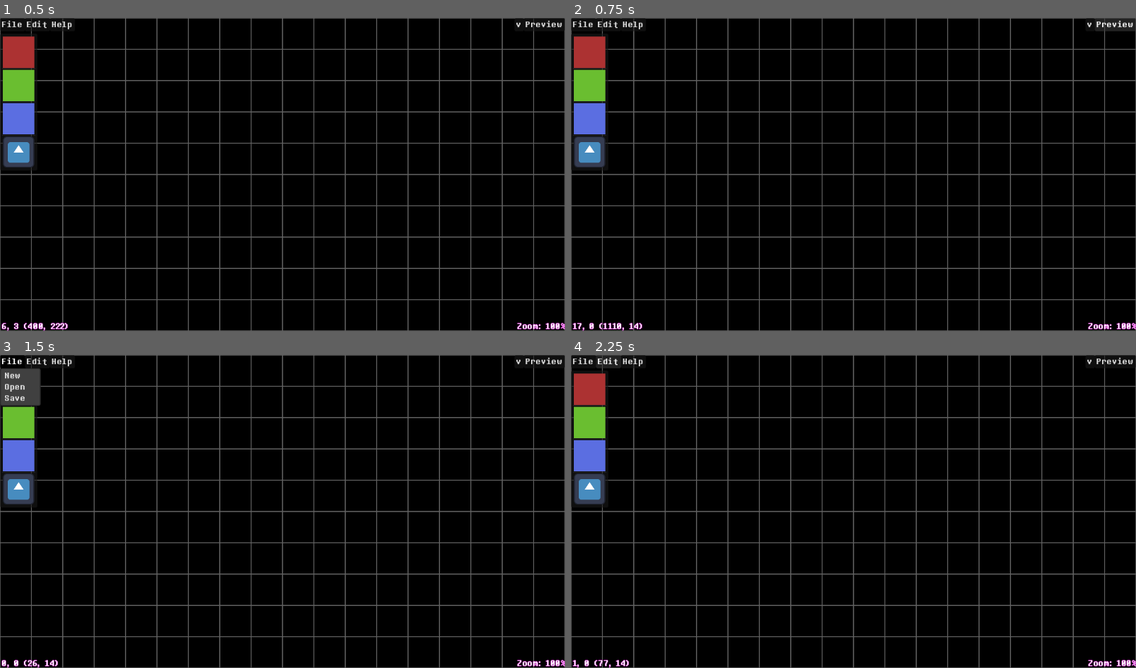
Above: before the commit, frames 1-4 (two rows, left to right).
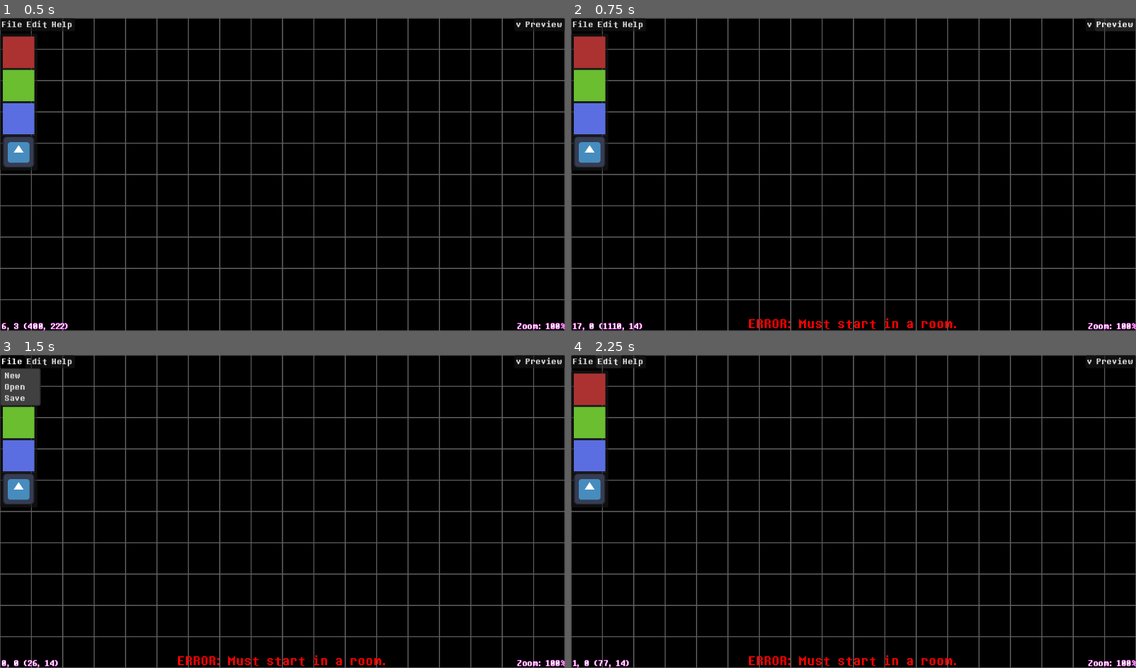
Above: after the commit, the same moments.

Repository: LunarTides/nutdealer
Game: Godot game, scene res://scenes/ui/creator/dark_world_ui.tscn
Two runs of this game, one before a commit and one after it. Both use one fixed random seed, a clock stepped at 60 frames per second and the inputs below. This scene is started directly instead of the project's main scene. The engine's default icon, where the game draws it, is replaced by a stand-in: a white triangle on a blue panel in a dark square.
Inputs:
- Up to frame 1 (0.5 s): no input
- Up to frame 2 (0.75 s): click "Preview" at 0.5 s
- Up to frame 3 (1.5 s): click "File" at 1.25 s
- Up to frame 4 (2.25 s): click "Edit" at 2 s

Frame 1 is identical in both runs. In frame 2, 0.4% of the frame differs, in the area x 31-69%, y 95-100%; in frame 3, 0.4%; in frame 4, 0.4%.

Commit message:
Show error messages to user

Diff:
--- a/scenes/tile.gd
+++ b/scenes/tile.gd
@@ -185,7 +185,7 @@
 
 	# Update script.
 	if not is_instance_valid(logic_script):
-		push_error("No logic script. Please call set_logic_script with a path.")
+		Game.error("No logic script. Please call set_logic_script with a path.")
 		return
 
 	logic_script.source_code = text
--- a/scenes/ui/creator/actions.gd
+++ b/scenes/ui/creator/actions.gd
@@ -51,8 +51,7 @@
 		# All: _ready
 		if id == 0:
 			for tile: Tile in Game.tiles.get_all():
-				if is_instance_valid(tile.logic):
-					tile.logic._ready()
+				tile.logic._ready()
 	)
 
 	# Help
@@ -117,5 +116,4 @@
 		# All: _ready
 		if id == 0:
 			for tile: Tile in Game.tiles.get_all():
-				if is_instance_valid(tile.logic):
-					tile.logic._ready()
+				tile.logic._ready()
--- a/scenes/ui/creator/dark_world_ui.gd
+++ b/scenes/ui/creator/dark_world_ui.gd
@@ -10,6 +10,8 @@
 @export var mouse_coords_label: Label
 @export var room_coords_label: Label
 @export var camera_zoom_label: Label
+@export var error_label: Label
+@export var bottom_center_container: VBoxContainer
 
 var listen_for_keys: bool = true
 var actual_pan_speed: float = 0
@@ -26,6 +28,7 @@
 	camera_2d.global_position = Global.screen_size / 2
 	init_grid_hint()
 
+	error_label.queue_free()
 	Creator.dark_world_ui = self
 
 	Game.play_start.connect(func() -> void:
@@ -80,21 +83,19 @@
 				move_grid_hint()
 
 		# Pan using right mouse button.
-		var has_set_last_mouse_position: bool = false
+		var should_set_last_mouse_position: bool = true
 
 		var is_rmb_pressed: bool = Input.is_mouse_button_pressed(MOUSE_BUTTON_RIGHT)
 		if is_rmb_pressed and last_mouse_position:
 			var mouse_vector: Vector2 = last_mouse_position - Global.mouse_position
 			if not mouse_vector.is_zero_approx():
 				camera_2d.position += mouse_vector
-				last_mouse_position = Global.mouse_position + mouse_vector
+				should_set_last_mouse_position = false
 				# Move the grid hint to give an illusion that it's an infinite plane.
 				move_grid_hint()
-				has_set_last_mouse_position = true
 
-		if not has_set_last_mouse_position:
+		if should_set_last_mouse_position:
 			last_mouse_position = Global.mouse_position
-			has_set_last_mouse_position = true
 
 		old_camera_2d_position = camera_2d.position
 
--- a/scenes/ui/creator/dark_world_ui.tscn
+++ b/scenes/ui/creator/dark_world_ui.tscn
@@ -10,21 +10,24 @@
 [ext_resource type="Texture2D" uid="uid://culcverx8jh66" path="res://icon.svg" id="8_ofl6s"]
 [ext_resource type="Script" uid="uid://ox6pfvbducd2" path="res://scenes/ui/creator/tile_chooser.gd" id="9_o23ng"]
 [ext_resource type="Script" uid="uid://d14l50tq07wm3" path="res://scenes/ui/creator/actions.gd" id="10_evxai"]
+[ext_resource type="PackedScene" uid="uid://u158p04d7v48" path="res://scenes/ui/creator/error_label.tscn" id="11_skldr"]
 
 [sub_resource type="LabelSettings" id="LabelSettings_847bk"]
 outline_size = 2
 outline_color = Color(0.92136914, 0.00056332233, 0.89856493, 1)
 
-[node name="CreatorDarkWorldUI" type="Control" unique_id=1513349051 node_paths=PackedStringArray("grid_hint", "camera_2d", "mouse_coords_label", "room_coords_label", "camera_zoom_label")]
+[node name="CreatorDarkWorldUI" type="Control" unique_id=1513349051 node_paths=PackedStringArray("grid_hint", "camera_2d", "mouse_coords_label", "room_coords_label", "camera_zoom_label", "error_label", "bottom_center_container")]
 layout_mode = 3
 anchors_preset = 0
 script = ExtResource("1_0wj4i")
 pan_speed = 500.0
 grid_hint = NodePath("GridHint")
 camera_2d = NodePath("Camera2D")
-mouse_coords_label = NodePath("CanvasLayer/BottomLeft/MouseCoordsLabel")
-room_coords_label = NodePath("CanvasLayer/BottomLeft/RoomCoordsLabel")
-camera_zoom_label = NodePath("CanvasLayer/BottomRight/CameraZoomLabel")
+mouse_coords_label = NodePath("CanvasLayer/Bottom/Left/MouseCoordsLabel")
+room_coords_label = NodePath("CanvasLayer/Bottom/Left/RoomCoordsLabel")
+camera_zoom_label = NodePath("CanvasLayer/Bottom/Right/CameraZoomLabel")
+error_label = NodePath("CanvasLayer/Bottom/Center/ErrorLabel")
+bottom_center_container = NodePath("CanvasLayer/Bottom/Center")
 
 [node name="Camera2D" type="Camera2D" parent="." unique_id=1233538805]
 
@@ -141,17 +144,20 @@
 item_3/icon = ExtResource("8_ofl6s")
 script = ExtResource("9_o23ng")
 
-[node name="BottomLeft" type="VBoxContainer" parent="CanvasLayer" unique_id=1249468150]
-anchors_preset = 2
+[node name="Bottom" type="HBoxContainer" parent="CanvasLayer" unique_id=670832984]
+anchors_preset = 12
 anchor_top = 1.0
+anchor_right = 1.0
 anchor_bottom = 1.0
-offset_top = -40.0
-offset_right = 40.0
+grow_horizontal = 2
 grow_vertical = 0
-size_flags_horizontal = 0
-size_flags_vertical = 8
-
-[node name="RoomCoordsLabel" type="Label" parent="CanvasLayer/BottomLeft" unique_id=572939415]
+
+[node name="Left" type="VBoxContainer" parent="CanvasLayer/Bottom" unique_id=1249468150]
+layout_mode = 2
+size_flags_horizontal = 2
+size_flags_vertical = 8
+
+[node name="RoomCoordsLabel" type="Label" parent="CanvasLayer/Bottom/Left" unique_id=572939415]
 layout_mode = 2
 size_flags_horizontal = 0
 size_flags_vertical = 8
@@ -160,7 +166,7 @@
 text = "Room coords"
 label_settings = SubResource("LabelSettings_847bk")
 
-[node name="MouseCoordsLabel" type="Label" parent="CanvasLayer/BottomLeft" unique_id=252066373]
+[node name="MouseCoordsLabel" type="Label" parent="CanvasLayer/Bottom/Left" unique_id=252066373]
 layout_mode = 2
 size_flags_horizontal = 0
 size_flags_vertical = 8
@@ -169,20 +175,19 @@
 text = "Mouse coords"
 label_settings = SubResource("LabelSettings_847bk")
 
-[node name="BottomRight" type="VBoxContainer" parent="CanvasLayer" unique_id=1400618279]
-anchors_preset = 3
-anchor_left = 1.0
-anchor_top = 1.0
-anchor_right = 1.0
-anchor_bottom = 1.0
-offset_left = -128.0
-offset_top = -42.0
-grow_horizontal = 0
-grow_vertical = 0
-size_flags_horizontal = 0
-size_flags_vertical = 8
-
-[node name="CameraZoomLabel" type="Label" parent="CanvasLayer/BottomRight" unique_id=1551493677]
+[node name="Center" type="VBoxContainer" parent="CanvasLayer/Bottom" unique_id=59909838]
+layout_mode = 2
+size_flags_horizontal = 6
+
+[node name="ErrorLabel" parent="CanvasLayer/Bottom/Center" unique_id=344211520 instance=ExtResource("11_skldr")]
+layout_mode = 2
+
+[node name="Right" type="VBoxContainer" parent="CanvasLayer/Bottom" unique_id=1400618279]
+layout_mode = 2
+size_flags_horizontal = 10
+size_flags_vertical = 8
+
+[node name="CameraZoomLabel" type="Label" parent="CanvasLayer/Bottom/Right" unique_id=1551493677]
 layout_mode = 2
 size_flags_horizontal = 8
 size_flags_vertical = 10
--- /dev/null
+++ b/scenes/ui/creator/error_label.tscn
@@ -0,0 +1,11 @@
+[gd_scene format=3 uid="uid://u158p04d7v48"]
+
+[sub_resource type="LabelSettings" id="LabelSettings_0wj4i"]
+font_size = 24
+font_color = Color(1, 0, 0, 1)
+
+[node name="ErrorLabel" type="Label" unique_id=344211520]
+size_flags_horizontal = 4
+size_flags_vertical = 10
+text = "ERROR"
+label_settings = SubResource("LabelSettings_0wj4i")
--- a/scenes/ui/creator/tile_behaviour_check_box.gd
+++ b/scenes/ui/creator/tile_behaviour_check_box.gd
@@ -8,7 +8,7 @@
 		tile = value
 
 		if not is_instance_valid(tile):
-			push_error("Invalid tile")
+			Game.error("Invalid tile")
 			return
 
 		button_pressed = tile.get(tile_property)
--- a/scenes/ui/creator/tile_behaviour_ui.gd
+++ b/scenes/ui/creator/tile_behaviour_ui.gd
@@ -55,8 +55,7 @@
 
 			# Check conflict. Ask before for overriding.
 			if CreatorResourceSaver.exists(path):
-				# TODO: Show to user.
-				push_error("Conflict.")
+				Game.error("Save conflict.")
 				return
 
 			# No conflict. Save.
@@ -88,8 +87,4 @@
 
 
 func _on_ready_button_pressed() -> void:
-	if not is_instance_valid(tile.logic):
-		push_error("This tile has no script attached.")
-		return
-
 	tile.logic._ready()
--- a/scenes/ui/main_menu.gd
+++ b/scenes/ui/main_menu.gd
@@ -37,7 +37,7 @@
 func _on_play_button_pressed() -> void:
 	WorldSave.load_ended.connect(func() -> void:
 		if Room.amount < 1:
-			push_error("This world has no rooms.")
+			Game.error("This world has no rooms.")
 			WorldSave.new_world()
 			return
 
--- a/scripts/autoload/world_save.gd
+++ b/scripts/autoload/world_save.gd
@@ -217,8 +217,7 @@
 
 func save_world() -> void:
 	if Game.playing:
-		# TODO: Show to the player.
-		push_error("You cannot save the world while previewing the game.")
+		Game.error("You cannot save the world while previewing the game.")
 		return
 
 	if not world_name:
@@ -263,7 +262,7 @@
 func load_world() -> void:
 	var path: String = "user://worlds/%s" % world_name
 	if not FileAccess.file_exists("%s/world.cfg" % path):
-		push_error("That world ('%s') does not exist." % world_name)
+		Game.error("That world ('%s') does not exist." % world_name)
 		return
 
 	load_begun.emit()
--- a/scripts/creator/creator.gd
+++ b/scripts/creator/creator.gd
@@ -8,6 +8,7 @@
 const CREATOR_FIRST_SAVE_DIALOGUE: PackedScene = preload("uid://24k3h1cax05e")
 const CREATOR_OPEN_WORLD_DIALOGUE: PackedScene = preload("uid://1xt5rpnm2slf")
 const CREATOR_ABANDON_SAVE_DIALOGUE: PackedScene = preload("uid://dkt1holgrwxif")
+const ERROR_LABEL: PackedScene = preload("uid://u158p04d7v48")
 
 enum Mode {
 	None,
@@ -31,6 +32,7 @@
 # TODO: Show this dirty flag in-editor.
 var dirty: bool = false
 var dark_world_ui: CreatorDarkWorldUI
+var error_label: Label
 
 # Called when the node enters the scene tree for the first time.
 func _ready() -> void:
@@ -65,11 +67,29 @@
 func make_dirty() -> void:
 	dirty = true
 
+func error(message: String) -> void:
+	push_error(message)
+
+	if is_instance_valid(error_label):
+		error_label.queue_free()
+
+	error_label = ERROR_LABEL.instantiate()
+	dark_world_ui.bottom_center_container.add_child(error_label)
+	dark_world_ui.error_label = error_label
+
+	error_label.text = "ERROR: %s" % message
+	error_label.modulate.a = 1.0
+
+	var tween: Tween = create_tween()
+	tween.tween_interval(3.0)
+	tween.tween_property(error_label, ^"modulate:a", 0.0, 2.0)
+	tween.tween_callback(error_label.queue_free)
+
 func start_preview() -> void:
 	# Get starting room from camera position.
 	var room_index: int = Room.position_to_room_index(dark_world_ui.camera_2d.global_position)
 	if room_index == -1:
-		push_warning("Must start in a room.")
+		Game.error("Must start in a room.")
 		return
 
 	print_debug("Previewing from Room %d" % room_index)
--- a/scripts/creator/place_tiles.gd
+++ b/scripts/creator/place_tiles.gd
@@ -22,7 +22,7 @@
 		return
 
 	if not is_instance_valid(tile_texture_button):
-		push_error("Placing tile without proper tile_texture_button")
+		Game.error("Placing tile without proper tile_texture_button")
 		Creator.mode = Creator.Mode.None
 		return
 
@@ -64,7 +64,7 @@
 
 func start(tile_to_place: Tile) -> void:
 	if not is_instance_valid(tile_to_place):
-		push_error("Placing tile without proper tile")
+		Game.error("Placing tile without proper tile")
 		return
 
 	Creator.mode = Creator.Mode.PlacingTile
--- a/scripts/game/game.gd
+++ b/scripts/game/game.gd
@@ -52,13 +52,20 @@
 	border_tiles = Node.new()
 	add_child(border_tiles)
 
+func error(message: String) -> void:
+	if Creator.enabled:
+		Creator.error(message)
+		return
+
+	# TODO: Handle error messages without creator.
+
 func play_from(room_index: int) -> void:
 	if room_index == -1:
-		push_error("Must start in a room.")
+		error("Must start in a room.")
 		return
 
 	if Room.amount < 1:
-		push_error("This world has no rooms.")
+		error("This world has no rooms.")
 		return
 
 	# Disable tiles outside room.
